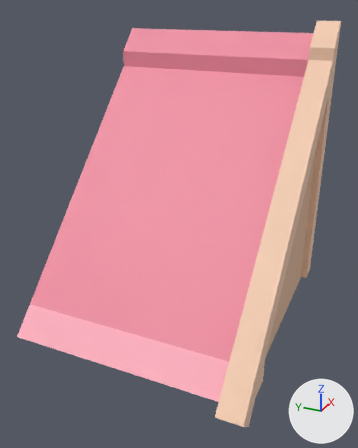
The FBX model Assets/Graphics/Models/Buildings/roofHighRight.fbx, before and after one commit.
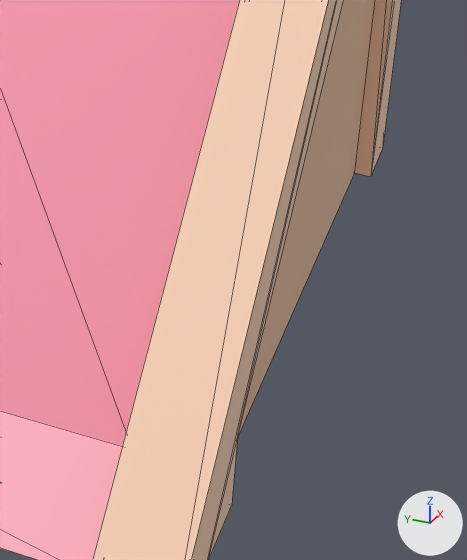
Each version is shown whole from a 50 mm lens placed at (-1.828, -0.803, 1.281), pointed at (-0.121, -0.035, 0.428), then close up on the part from 53% to 94% of the width and 50% to 89% of the height. The lights are fixed; the arrows at lower right show +X, +Y and +Z. The close-ups show mesh edges as thin lines. Where no turn or scale is listed for an object, it has been applied to the vertices. Vertices at the same position are counted once.

Names of what the first close-up shows: 'roofHighRight'.
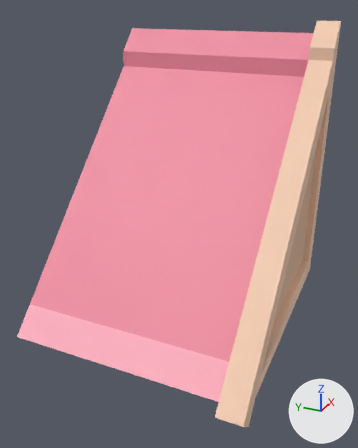
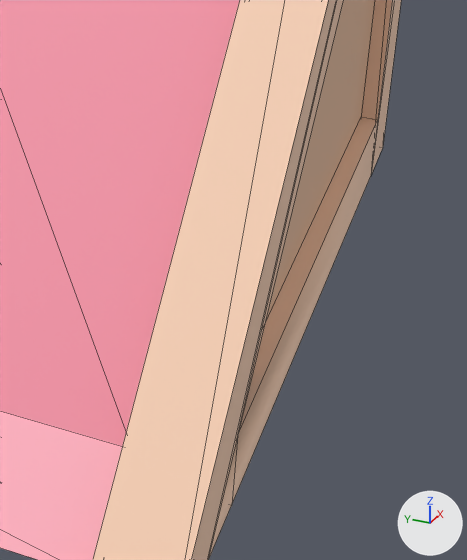
Edits to the bpy script that builds the scene:
```text
Change me_mesh:
    where me_mesh.from_pydata(...)  # 44 vertices, 84 faces; spans x -0.641..0.5, y -0.5..0.5, z -0.071..1.191
    used by ob_roofhighright; location = (0.0, 0.0, 0.0)
    verts and faces of me_mesh; kept vertices keep their numbers, new ones are numbered from 44
    before: 17 (-0.4, -0.475, 0.1), 19 (-0.4, -0.5, 0.1) at pixel (237, 435), 32 (-0.4, -0.475, 0.0), 33 (-0.4, -0.5, 0.0) at pixel (231, 505)
    me_mesh part 1
    add delete_faces([(17, 19, 32), (19, 33, 32)])
    add for new, old in zip([*range(44, 48)], [17, 19, 32, 33]): verts[new] = verts[old] + (0.802, 0.0, 0.0)
    add faces += [(17, 32, 19), (19, 32, 33), (44, 45, 46), (45, 47, 46), (32, 46, 47, 33), (17, 44, 46, 32)]  # mat_wood (beige #f5ccb0)
    add faces += [(19, 33, 47, 45), (17, 19, 45, 44)]  # mat_wood (beige #f5ccb0)
```

Pixel boxes (x1, y1, x2, y2) of what changed, in the close-ups (467 x 560 px):
part 1 of me_mesh, built on (beige): after (232, 117, 378, 503)
